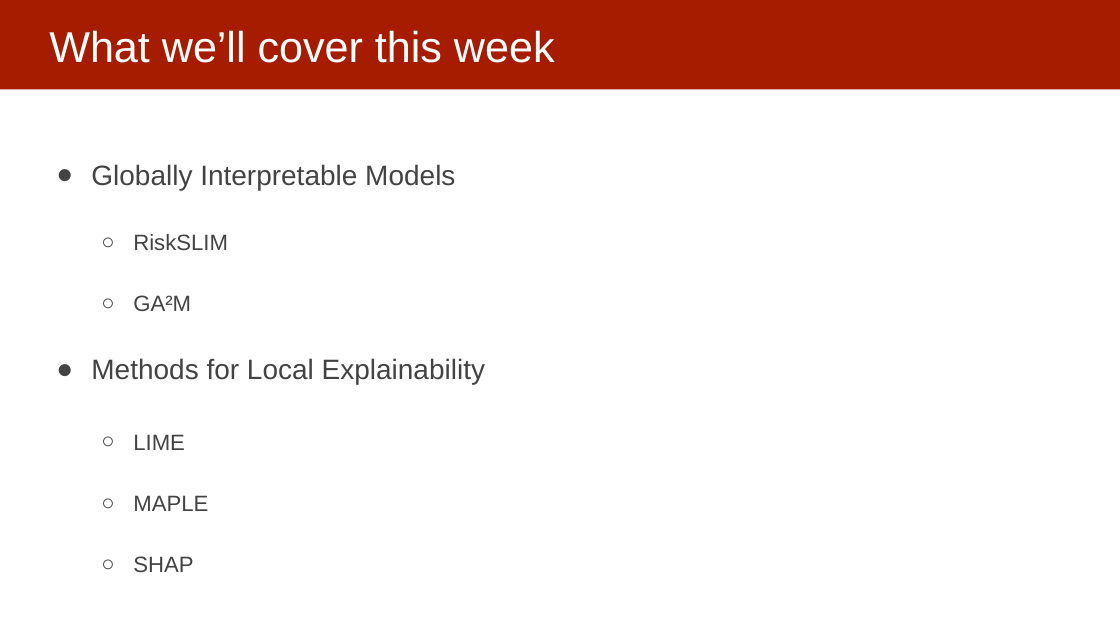
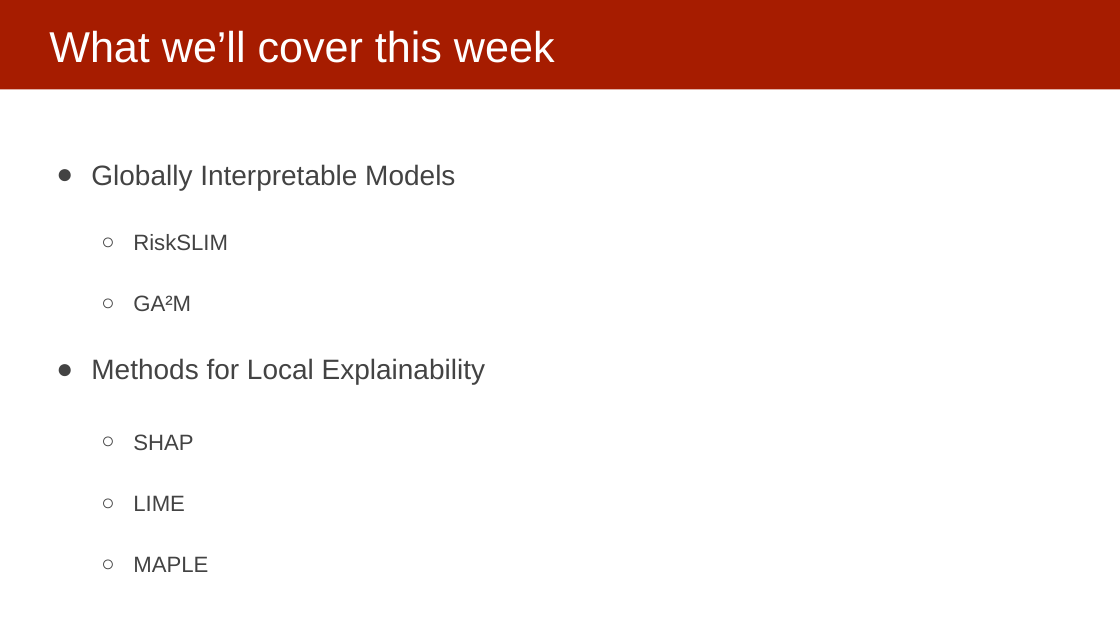
Before and after one commit to dssg/mlforpublicpolicylab, a slide deck: slide 7 of 11 - Model Interpretability Pt 2/Interpretability part 2.pptx. Drawn at 1120x630 pixels with LibreOffice and Linux fonts; fonts in the diff are those of the drawing. Boxes give left, top, right and bottom in pixels: in the first picture for what was removed or moved away, otherwise in the second. Text is boxed around its words. In the diff, an @@ line names an element or a change of style, - is before the commit and + after.

```diff
--- a/11 - Model Interpretability Pt 2/Interpretability part 2.pptx
+++ b/11 - Model Interpretability Pt 2/Interpretability part 2.pptx
@@ text at bbox=[133, 434, 193, 450]: paragraph added @@
+  ○ SHAP
@@ text at bbox=[133, 556, 193, 572]: paragraph removed @@
-  ○ SHAP
```
Also in this commit, not shown: 6 other slides changed.
